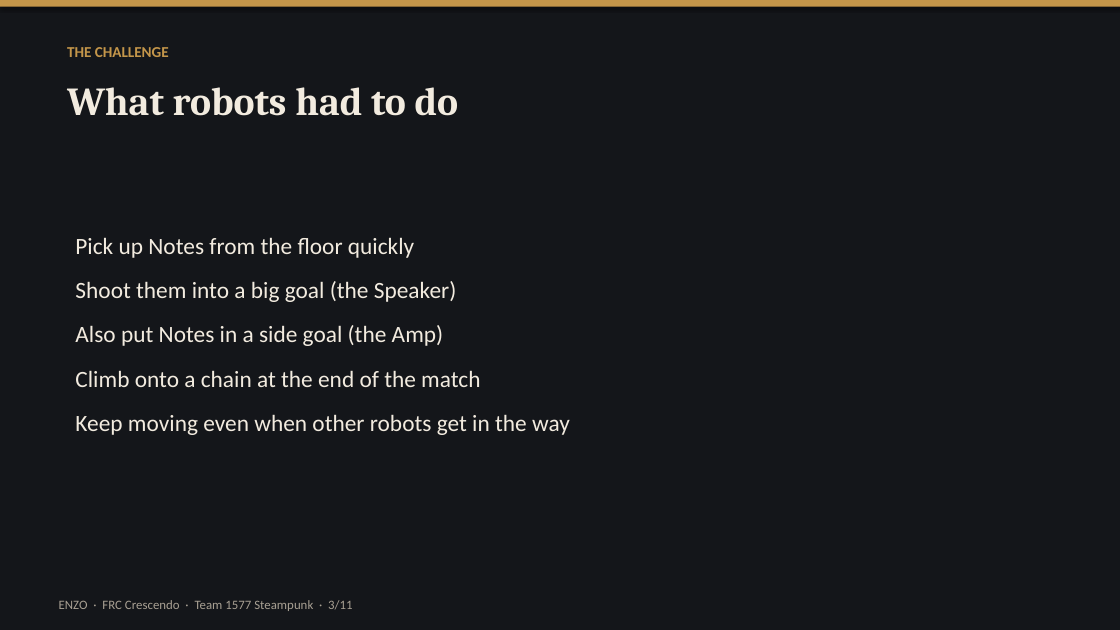
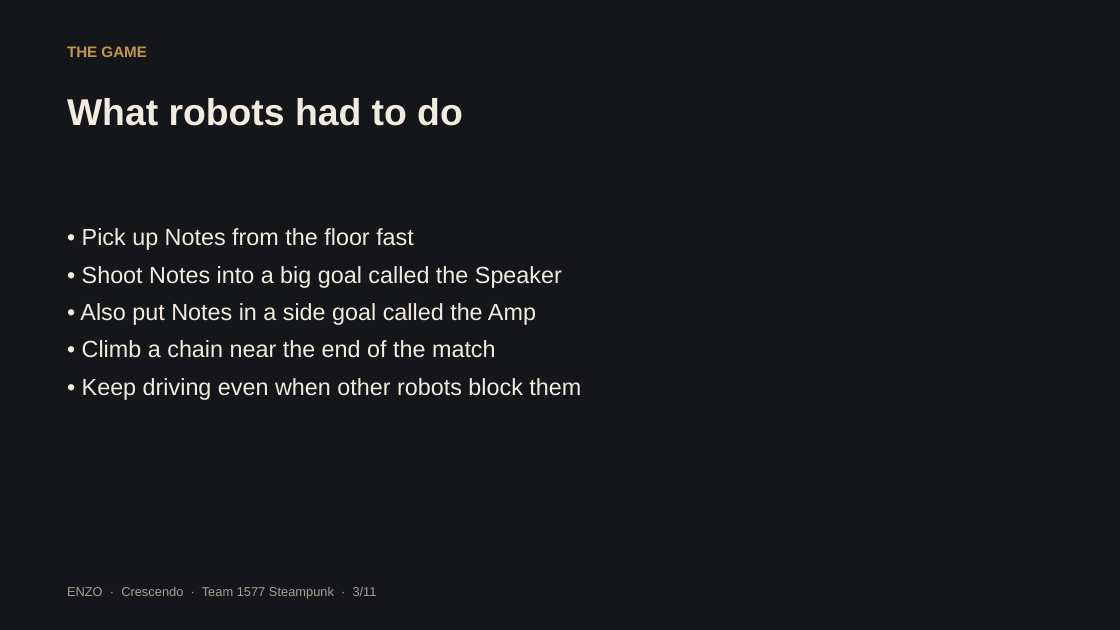
Before and after one commit to SivaBKPalla/ChittrChattr, a slide deck: slide 3 of enzo-presentation/Enzo_Crescendo_Presentation.pptx. Drawn at 1120x630 pixels with LibreOffice and Linux fonts; fonts in the diff are those of the drawing. Boxes give left, top, right and bottom in pixels: in the first picture for what was removed or moved away, otherwise in the second. Text is boxed around its words. In the diff, an @@ line names an element or a change of style, - is before the commit and + after.

```diff
--- a/enzo-presentation/Enzo_Crescendo_Presentation.pptx
+++ b/enzo-presentation/Enzo_Crescendo_Presentation.pptx
@@ background #FFFFFF to #14161A @@
@@ rectangle removed at (x1=0, y1=0, x2=1120, y2=630) @@
@@ rectangle removed at (x1=0, y1=0, x2=1120, y2=7) @@
@@ text at (x1=67, y1=46, x2=146, y2=57): text changed; font Calibri to Arial @@
-THE CHALLENGE
+THE GAME
@@ text "What robots had to do" moved from (x1=67, y1=87, x2=459, y2=116) to (x1=67, y1=98, x2=463, y2=126) @@
@@ text "What robots had to do" at (x1=67, y1=98, x2=463, y2=126): size 34 to 32 pt, font Cambria to Arial; more space between paragraphs @@
@@ text at (x1=80, y1=228, x2=581, y2=400): text changed; font Calibri to Arial @@
-Pick up Notes from the floor quickly
-Shoot them into a big goal (the Speaker)
-Also put Notes in a side goal (the Amp)
-Climb onto a chain at the end of the match
-Keep moving even when other robots get in the way
+• Pick up Notes from the floor fast
+• Shoot Notes into a big goal called the Speaker
+• Also put Notes in a side goal called the Amp
+• Climb a chain near the end of the match
+• Keep driving even when other robots block them
@@ text at (x1=67, y1=586, x2=377, y2=599): text changed; font Calibri to Arial @@
-ENZO · FRC Crescendo · Team 1577 Steampunk · 3/11
+ENZO · Crescendo · Team 1577 Steampunk · 3/11
```
Also in this commit, not shown: 10 other slides changed, 4 other files.
